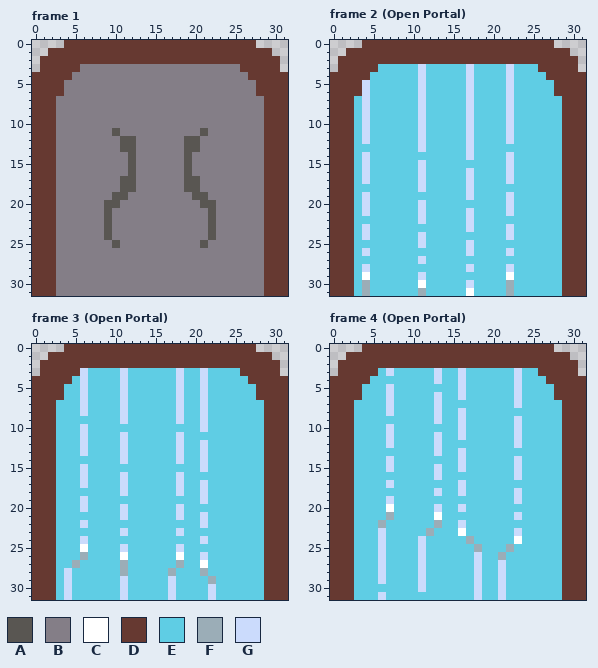
Pixel-art file: Raw/portal.ase. That is the earlier state.
32x32 pixels, 17 frames. Shown: frame 1, frame 2 (Open Portal), frame 3 (Open Portal), frame 4 (Open Portal). The commit also changed other frames, which this record leaves out.
Palette (. is transparent): A #595652  B #847e87  C #ffffff  D #663931  E #5fcde4  F #9badb7  G #cbdbfc
After:
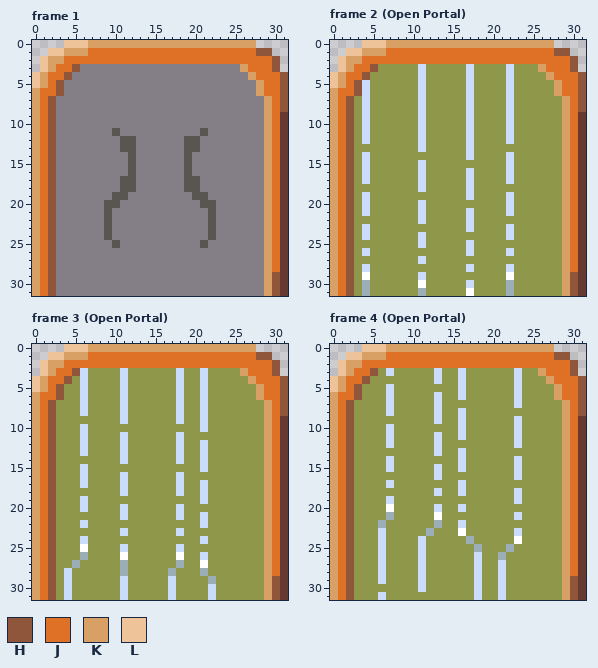
Colours new in this view: H #8f563b  J #df7126  K #d9a066  L #eec39a
Change:
Colour E changes from #5fcde4 to #8f974a.
Frame 1, layer "Frame":
Colour D gives way to colour H in row 1 at x 28 to 29; in row 2 at x 30; in row 3 at x 5 and 30; in row 4 at x 4 and 31; in rows 5 to 6 at x 3 and 31; in rows 7 to 8 at x 2 and 31.
Colour D gives way to colour H in rows 9 to 28 at x 2; in rows 29 to 31 at x 2 and 30.
Colour D gives way to colour J in row 1 at x 7 to 27; in row 2 at x 4 to 29; in row 3 at x 3 to 4 and 27 to 29; in row 4 at x 2 to 3 and 28 to 30; in row 5 at x 2 and 29 to 30; in row 6 at x 1 to 2 and 29 to 30.
Colour D gives way to colour J in rows 7 to 28 at x 1 and 30; in rows 29 to 31 at x 1.
Colour D gives way to colour K in row 0 at x 7 to 27; in row 1 at x 4 to 6; in row 2 at x 2 to 3; in row 3 at x 2 and 26; in row 4 at x 1 and 27; in row 5 at x 1 and 28.
Colour D gives way to colour K in row 6 at x 0 and 28; in rows 7 to 31 at x 0 and 29.
Colour D gives way to colour L in row 0 at x 4 to 6; in row 1 at x 2 to 3; in rows 2 to 3 at x 1; in rows 4 to 5 at x 0.
Frame 2 (Open Portal), layer "Frame": the same change as frame 1
Frame 3 (Open Portal), layer "Frame": the same change as frame 1
Frame 4 (Open Portal), layer "Frame": the same change as frame 1
